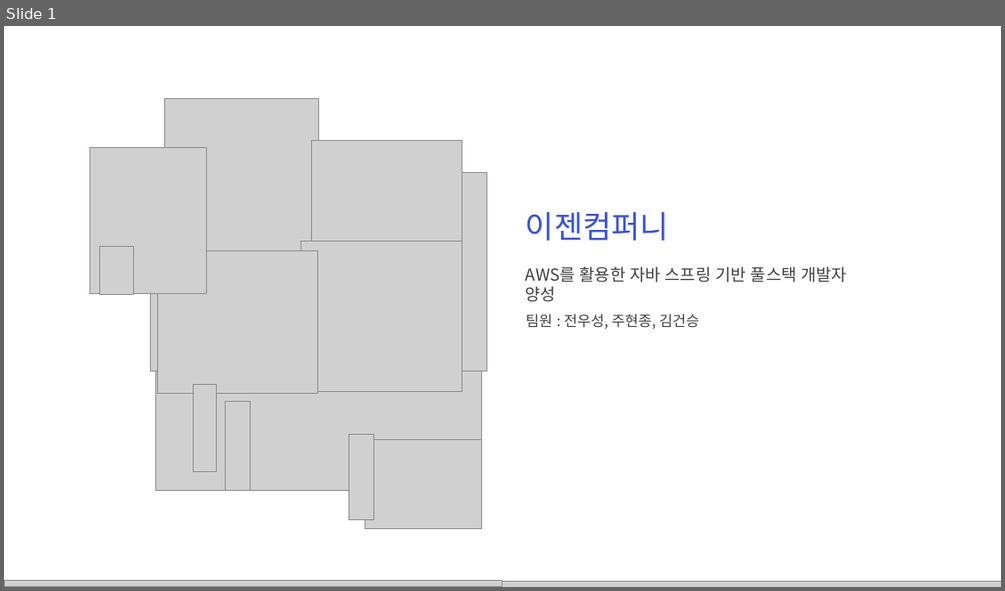
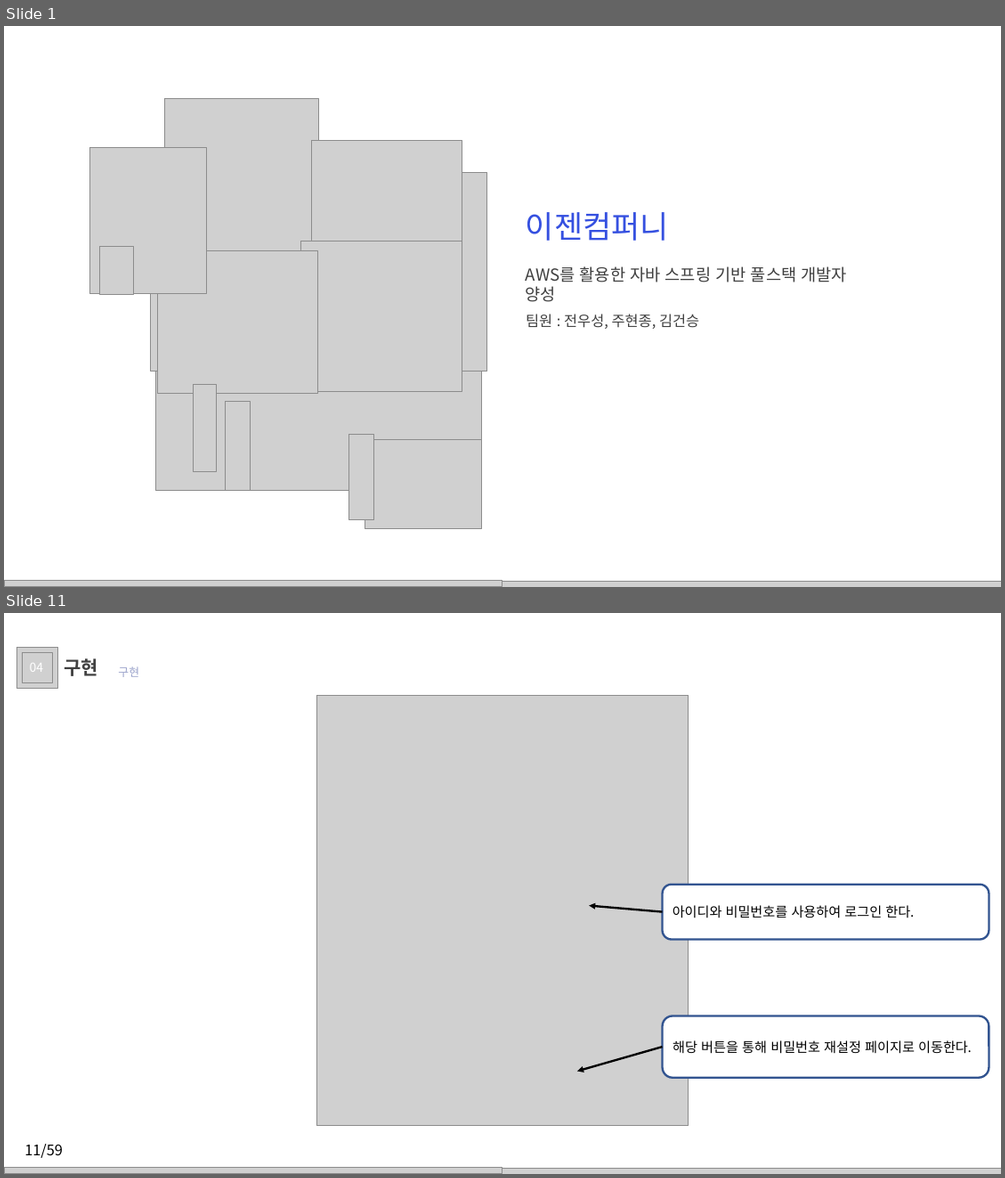
Before and after one commit to juhyeonjong2/EzenCompany, a slide deck: Documents/8. 발표/2. 최종발표/이젠컴퍼니.pptx. Shown one above the other, each under a label of ours: slide 1 before the commit, slides 1 and 11 after it; the slides between them are not shown. The pictures are 1005x591 and 1005x1178 pixels, drawn with LibreOffice and Linux fonts; fonts in the diff are those of the drawing; grey boxes stand for pictures; background and template pictures are left out. Boxes give left, top, right and bottom in pixels: in the first picture for what was removed or moved away, otherwise in the second. Text is boxed around its words. In the diff, an @@ line names an element or a change of style, - is before the commit and + after.

```diff
--- a/Documents/8. 발표/2. 최종발표/이젠컴퍼니.pptx
+++ b/Documents/8. 발표/2. 최종발표/이젠컴퍼니.pptx
@@ slide 11 added at <box>4,613,1001,1174</box>, background picture (left out) @@
@@ picture added at <box>17,648,57,688</box> @@
@@ picture added at <box>22,653,53,683</box> @@
@@ text added at <box>30,663,44,672</box>, 12 pt, text #FFFFFF @@
+04
@@ text added at <box>64,658,98,676</box>, 18 pt, text #404040, bold @@
+구현
@@ text added at <box>118,666,139,677</box>, 11 pt, text #9BA3CB @@
+구현
@@ picture added at <box>316,695,689,1126</box> @@
@@ arrow added from (662, 912) to (589, 906), #000000 2 pt @@
@@ rounded rectangle added at <box>662,884,989,940</box>, fill #FFFFFF, outline #325491 2 pt, 13 pt, text #000000 @@
+아이디와 비밀번호를 사용하여 로그인 한다.
@@ rounded rectangle added at <box>662,1016,989,1078</box>, fill #FFFFFF, outline #325491 2 pt, 13 pt, text #000000 @@
+해당 버튼을 통해 비밀번호 재설정 페이지로 이동한다.
@@ arrow added from (662, 1046) to (577, 1070), #000000 2 pt @@
@@ text added at <box>24,1143,63,1158</box>, 14 pt, text #000000 @@
+11/59
@@ picture added at <box>4,1167,1001,1174</box> @@
@@ picture added at <box>4,1167,502,1174</box> @@
```
Also in this commit, not shown: 10 slides changed, 47 other slides added.
